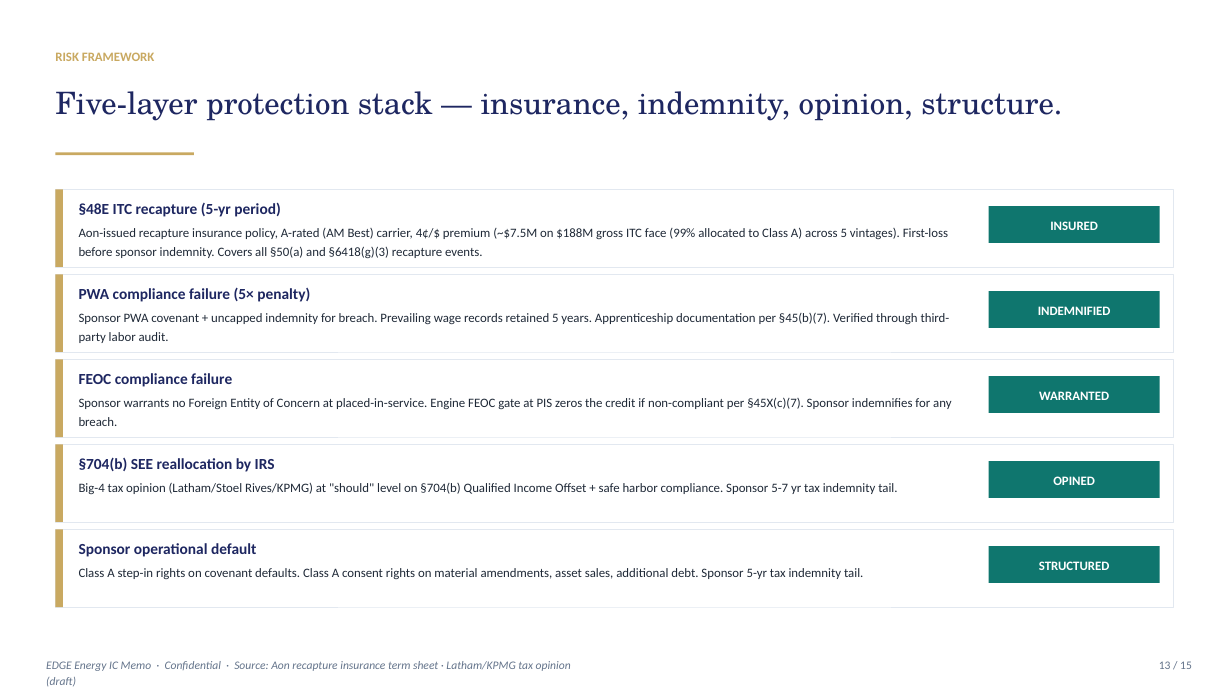
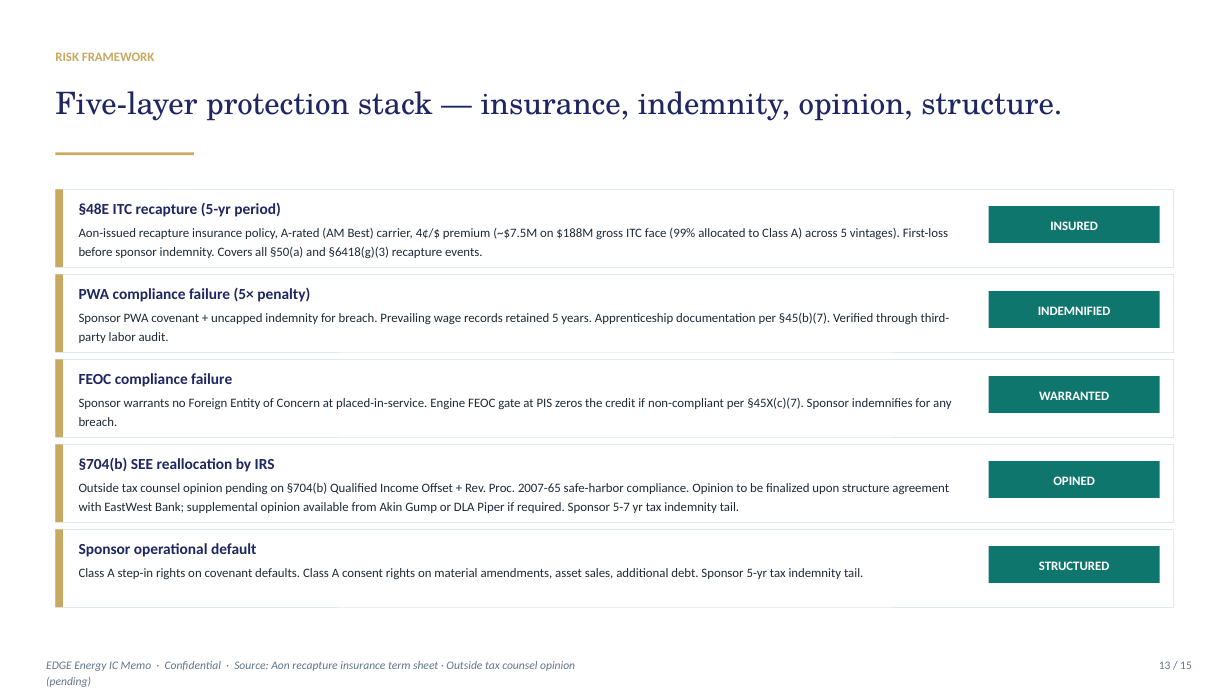
Before and after one commit to allurecg/Financial-Model, a slide deck: slide 13 of EDGE-EastWest-Bank-TaxEquity-IC-Memo.pptx. Drawn at 1232x693 pixels with LibreOffice and Linux fonts; fonts in the diff are those of the drawing. Boxes give left, top, right and bottom in pixels: in the first picture for what was removed or moved away, otherwise in the second. Text is boxed around its words. In the diff, an @@ line names an element or a change of style, - is before the commit and + after.

```diff
--- a/EDGE-EastWest-Bank-TaxEquity-IC-Memo.pptx
+++ b/EDGE-EastWest-Bank-TaxEquity-IC-Memo.pptx
@@ text at bbox=[79, 483, 949, 513]: text changed @@
-Big-4 tax opinion (Latham/Stoel Rives/KPMG) at "should" level on §704(b) Qualified Income Offset + safe harbor compliance. Sponsor 5-7 yr tax indemnity tail.
+Outside tax counsel opinion pending on §704(b) Qualified Income Offset + Rev. Proc. 2007-65 safe-harbor compliance. Opinion to be finalized upon structure agreement with EastWest Bank; supplemental opinion available from Akin Gump or DLA Piper if required. Sponsor 5-7 yr tax indemnity tail.
@@ text at bbox=[46, 661, 575, 687]: text changed @@
-EDGE Energy IC Memo · Confidential · Source: Aon recapture insurance term sheet · Latham/KPMG tax opinion (draft)
+EDGE Energy IC Memo · Confidential · Source: Aon recapture insurance term sheet · Outside tax counsel opinion (pending)
```
Also in this commit, not shown: 4 other slides changed, 1 other file.
